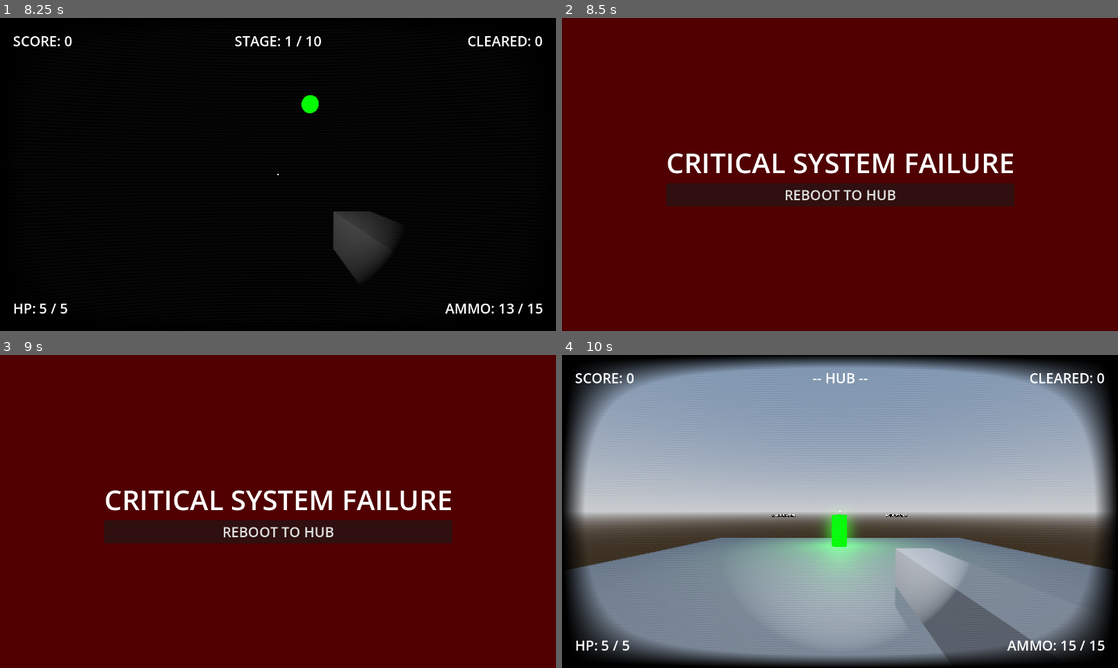
Above: before the commit, frames 1-4 (two rows, left to right).
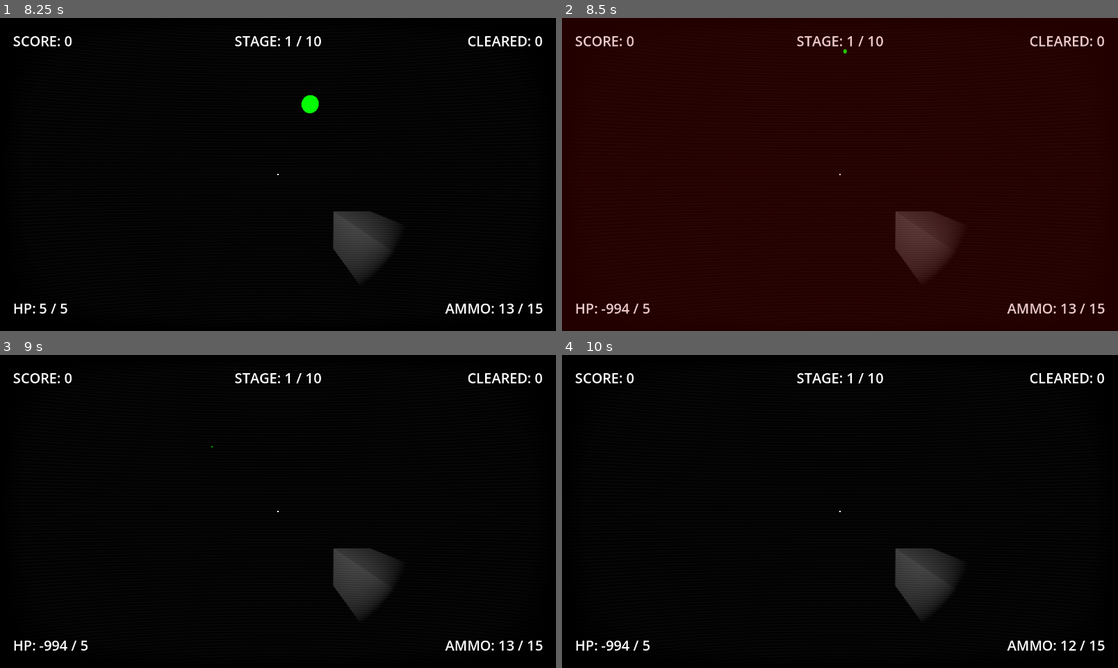
Above: after the commit, the same moments.

Repository: EnderiousGaming/R0-0TRoguelike
Game: Godot game, scene res://scenes/main_menu.tscn
Same seed, same stepped clock (60 frames per second), same inputs: the game is played once before the commit and once after it.
Inputs (mouse positions are in pixels of both pictures, inside the frame that each line leads up to):
- Up to frame 1 (8.25 s): click "Start" at 0.5 s; move the mouse to (305, 174) at 1.27 s; hold W (move_forward) 1.28-6.53 s; tap E (interact) at 1.35, 2.3, 2.85, 3.8, 4.35, 5.3, 5.85, 6.8, 7.35 s; click (305, 174) at 1.42 s; tap Space (jump) at 1.52, 2.27, 3.77, 4.52, 5.27, 6.77, 7.52 s; move the mouse to (250, 174) at 2.02 s; right-click (250, 174) at 2.1 s; move the mouse to (289, 168) at 2.77 s; move the mouse to (272, 180) at 3.52 s; click (272, 180) at 3.6 s; move the mouse to (316, 177) at 4.27 s; tap R (reload) at 4.9 s; move the mouse to (233, 171) at 5.02 s; right-click (233, 171) at 5.1 s; move the mouse to (283, 174) at 5.77 s; click (283, 174) at 5.92 s; move the mouse to (255, 168) at 6.52 s; hold D (move_right) 6.53-7.28 s; click (255, 168) at 6.6 s; move the mouse to (305, 174) at 7.27 s; hold W (move_forward) from 7.28 s (still down); tap Enter at 8 s; move the mouse to (250, 174) at 8.02 s; right-click (250, 174) at 8.1 s; click (250, 174) at 8.17 s
- Up to frame 2 (8.5 s): keep holding W (move_forward); tap Space (jump) at 8.27 s; tap E (interact) at 8.3 s
- Up to frame 3 (9 s): move the mouse to (333, 442) at 8.77 s; release W (move_forward) at 8.78 s; hold S (move_backward) from 8.78 s (still down); tap E (interact) at 8.85 s
- Up to frame 4 (10 s): release S (move_backward) at 9.5 s; click (840, 530) at 9.5 s, where only the run before the commit has a clickable "REBOOT TO HUB"

Frame 1 is identical in both runs. In frame 2, 96% of the frame differs, in the area x 0-100%, y 0-100%; in frame 3, 100%; in frame 4, 92%.

Commit message:
Added Hazard Override, Courier Protocol, and Uplink Reroll as new shop upgrades

Diff:
--- a/scripts/hazard_zone.gd
+++ b/scripts/hazard_zone.gd
@@ -1,17 +1,29 @@
 extends Area3D
 
 var damage_amount = 1
-var tick_rate = 1.0 # Deals damage every 1 second
+var tick_rate = 1.0 # Tick every 1 second
 var timer = 0.0
 
 func _physics_process(delta):
 	timer += delta
 
-	# Every time the timer hits 1.0, check who is standing in the fire!
 	if timer >= tick_rate:
 		timer = 0.0
 
 		for body in get_overlapping_bodies():
-			if body.is_in_group("player") and body.has_method("take_damage"):
-				body.take_damage(damage_amount)
-				print("SYSTEM: R0-0T is taking Corrupted Domain damage!")
+			# 1. PLAYER LOGIC
+			if body.is_in_group("player"):
+				if RunManager.has_hazard_override:
+					if body.has_method("apply_hazard_buff"):
+						body.apply_hazard_buff()
+						print("SYSTEM: Hazard Override active. Buffing R0-0T.")
+				else:
+					if body.has_method("take_damage"):
+						body.take_damage(damage_amount)
+						print("SYSTEM: R0-0T is taking Corrupted Domain damage!")
+
+			# 2. DAEMON LOGIC
+			elif body.is_in_group("enemy"):
+				if body.has_method("take_damage"):
+					body.take_damage(damage_amount)
+					# Optional: print("SYSTEM: Daemon taking Corrupted Domain damage.")
--- a/scripts/player.gd
+++ b/scripts/player.gd
@@ -435,6 +435,16 @@
 	# 1. Trigger the Visual Flash
 	flash_damage_screen()
 
+	# Add this alongside your take_damage() function
+func apply_hazard_buff():
+	# Example 1: Healing
+	if RunManager.current_health < RunManager.max_health:
+		RunManager.current_health += 1
+		print("SYSTEM: R0-0T cooling systems engaged. Health restored.")
+
+	# Example 2: You could also trigger a temporary fire-rate or speed multiplier here!
+	# (Just remember to set a timer to turn the buff off if they leave the hazard zone)
+
 	if RunManager.current_health <= 0:
 		die()
 
--- a/scripts/run_manager.gd
+++ b/scripts/run_manager.gd
@@ -14,6 +14,9 @@
 var has_close_combat = false
 var has_sniper_combat = false
 var has_radiation_aura = false
+var has_hazard_override: bool = false
+var has_courier_protocol: bool = false
+var uplink_rerolls: int = 0
 
 
 # ==========================================
@@ -106,6 +109,9 @@
 	has_close_combat = false
 	has_sniper_combat = false
 	has_radiation_aura = false
+	has_hazard_override = false
+	has_courier_protocol = false
+	uplink_rerolls = 0
 
 	# Shop Economy
 	heal_cost = 500
@@ -174,3 +180,11 @@
 		17: # Kinetic Plating
 			max_health += 2
 			current_health += 2
+
+		# --- SHOP UPGRADES ---
+		21: # Hazard Override
+			has_hazard_override = true
+		22: # Courier Protocol
+			has_courier_protocol = true
+		23: # Uplink Reroll
+			uplink_rerolls += 2
